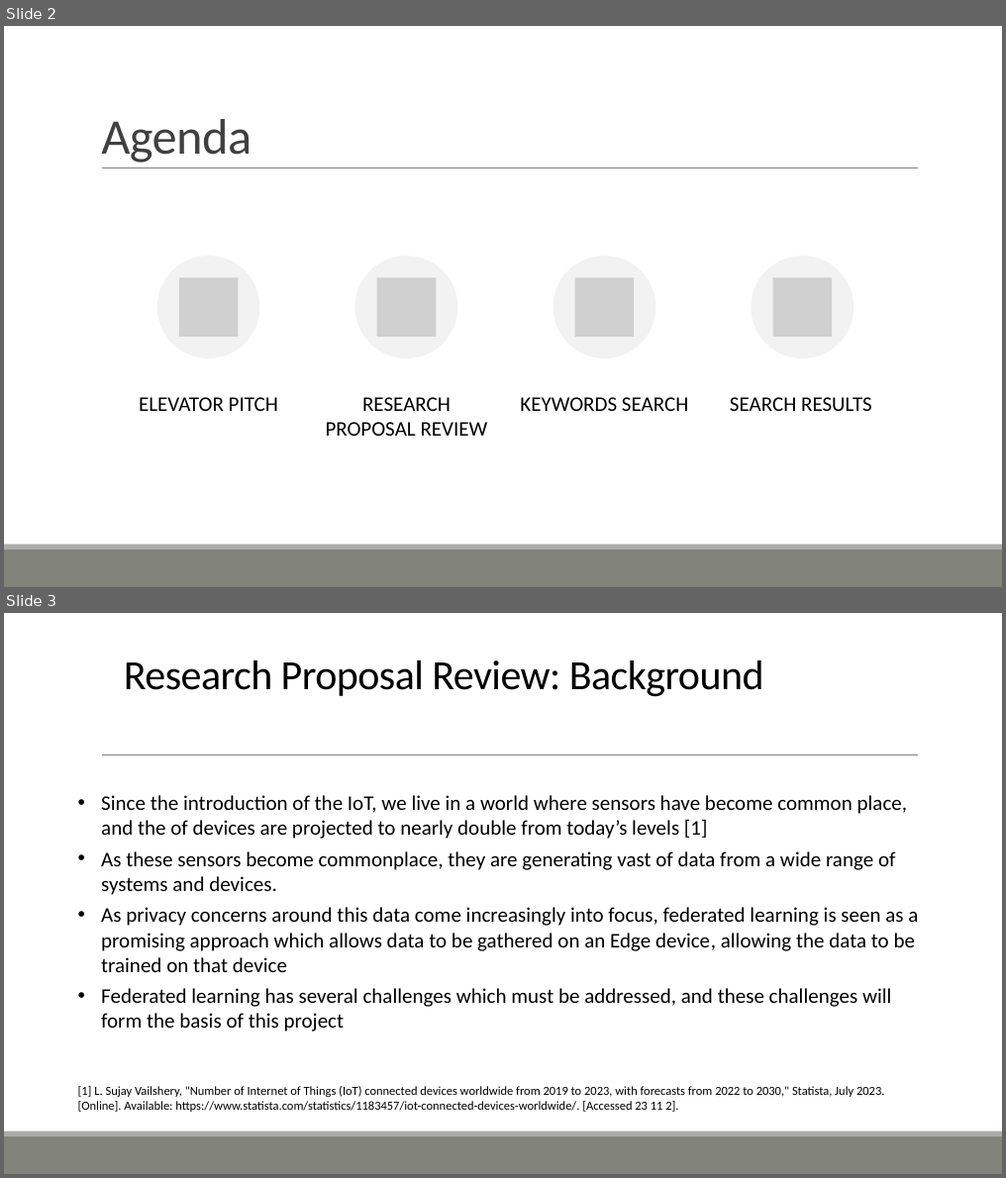
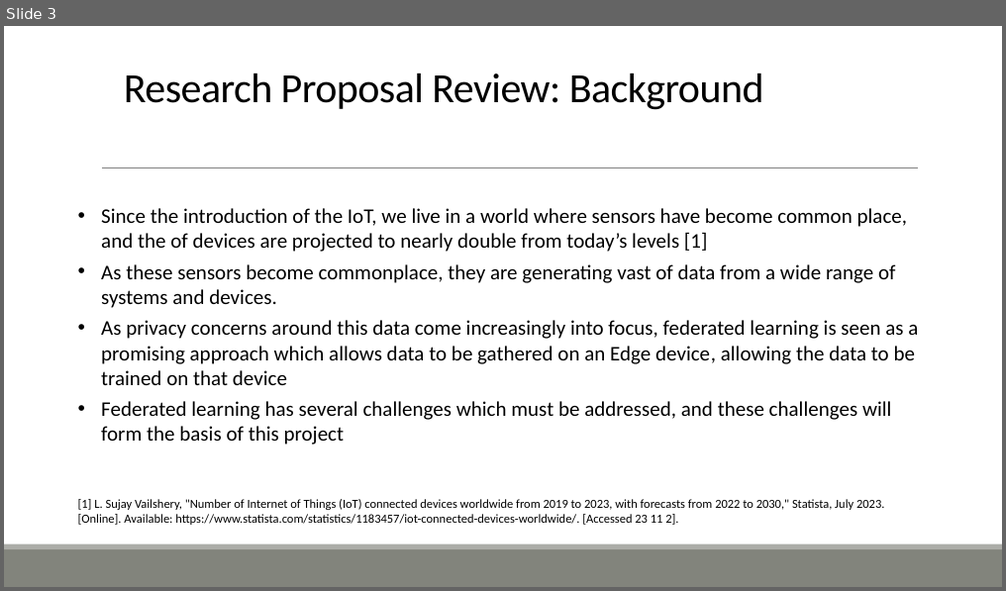
Before and after one commit to ofithcheallaigh/phd, a slide deck: Presentations/Supervisor Meetings/2024/Upcoming Meeting.pptx. Shown one above the other, each under a label of ours: slides 2 and 3 before the commit, slide 3 after it. The pictures are 1006x1178 and 1006x591 pixels, drawn with LibreOffice and Linux fonts; fonts in the diff are those of the drawing; grey boxes stand for pictures. Boxes give left, top, right and bottom in pixels: in the first picture for what was removed or moved away, otherwise in the second. Text is boxed around its words. In the diff, an @@ line names an element or a change of style, - is before the commit and + after.

```diff
--- a/Presentations/Supervisor Meetings/2024/Upcoming Meeting.pptx
+++ b/Presentations/Supervisor Meetings/2024/Upcoming Meeting.pptx
@@ slide 2 removed at bbox=[4, 26, 1002, 587], background #FFFFFF; not listed: 3 template elements that a slide beside it also shows @@
@@ title removed at bbox=[101, 119, 252, 163] @@
-Agenda
@@ group removed at bbox=[139, 256, 872, 436]: 4 ellipses, 4 pictures, 4 texts @@
-ELEVATOR PITCH
-RESEARCH PROPOSAL REVIEW
-KEYWORDS SEARCH
-SEARCH RESULTS
```
Also in this commit, not shown: 1 slide changed, 1 slide added.
